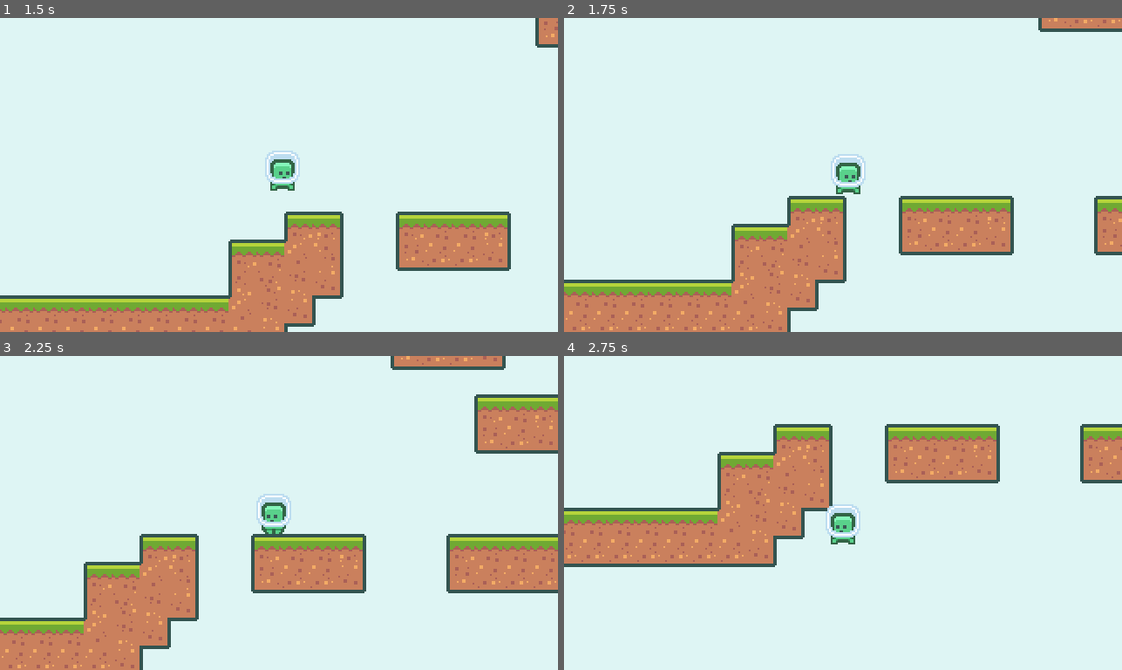
Above: before the commit, frames 1-4 (two rows, left to right).
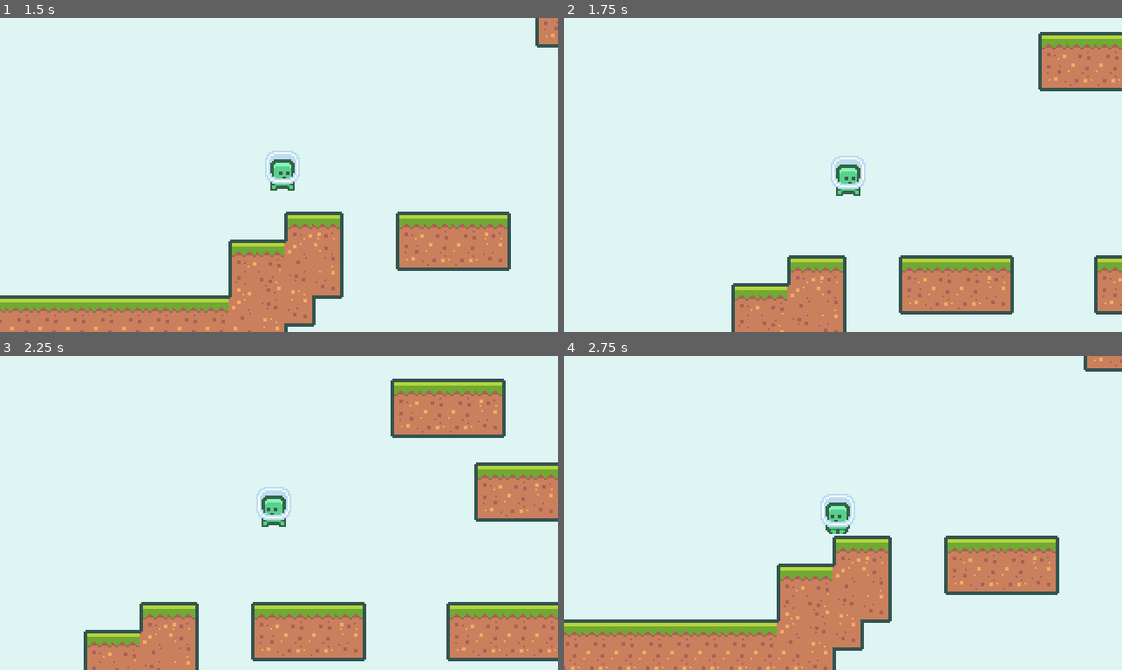
Above: after the commit, the same moments.

Repository: LeeSwallow/2D-Game-Course
Game: Godot game, scene res://scenes/Main.tscn
Two runs of this game, one before a commit and one after it. Both use one fixed random seed, a clock stepped at 60 frames per second and the inputs below.
Inputs:
- Up to frame 1 (1.5 s): tap Enter at 0.5 s; hold W (jump) 0.53-1.28 s; hold D (move_right) from 0.53 s (still down); tap W (jump) at 1.35 s
- Up to frame 2 (1.75 s): keep holding D (move_right); tap W (jump) at 1.52 s
- Up to frame 3 (2.25 s): tap W (jump) at 1.82 s; release D (move_right) at 2.03 s; hold A (move_left) from 2.03 s (still down); hold W (jump) from 2.03 s (still down)
- Up to frame 4 (2.75 s): keep holding A (move_left); keep holding W (jump)

Frame 1 is identical in both runs. In frame 2, 25% of the frame differs, in the area x 0-100%, y 0-100%; in frame 3, 35%; in frame 4, 36%.

Commit message:
더블 점프 적용

Diff:
--- a/scenes/Player.gd
+++ b/scenes/Player.gd
@@ -7,6 +7,7 @@
 var HorizontalAcceleration = 1500
 var jumpSpeed = 320
 var jumpTerminationMultiplier =  3
+var hasDoubleJump = false
 
 # Called when the node enters the scene tree for the first time.
 func _ready():
@@ -23,11 +24,14 @@
 	velocity.x = clamp(velocity.x, -maxHorizontalSpeed, maxHorizontalSpeed)
 
 	# 종 이동 메카니즘
-	if (moveVector.y < 0 && (is_on_floor() || !$CoyoteTimer.is_stopped())) :
+	if (moveVector.y < 0 && (is_on_floor() || !$CoyoteTimer.is_stopped() || hasDoubleJump)) :
 		velocity.y = moveVector.y * jumpSpeed
+		if (!is_on_floor() && $CoyoteTimer.is_stopped()) :
+			hasDoubleJump = false
+		$CoyoteTimer.stop()
 
 	# 중력
-	if(velocity.y < 0 && !Input.is_action_pressed("jump")) :
+	if (velocity.y < 0 && !Input.is_action_pressed("jump")) :
 		# 강 점프
 		velocity.y += gravity * jumpTerminationMultiplier * delta
 	else :
@@ -37,13 +41,18 @@
 	# 코요테 타임
 	var wasOnFloor = is_on_floor()
 
+	# **가속도 메카니즘 갱신**
 	velocity = move_and_slide(velocity, Vector2.UP) # 속도, 상하 지정
 
+	# 코요테 타이머 시작
 	if(wasOnFloor && !is_on_floor()) :
 		$CoyoteTimer.start()
+	# 더블 점프 갱신
+	if(is_on_floor()) :
+		hasDoubleJump = true
 
 
-	# 애니메이션 적용
+	# **애니메이션 적용**
 	update_animation()
 
 # 입력 메카니즘 모듈화
Not shown, removed: .mono/metadata/ide_messaging_meta.txt
